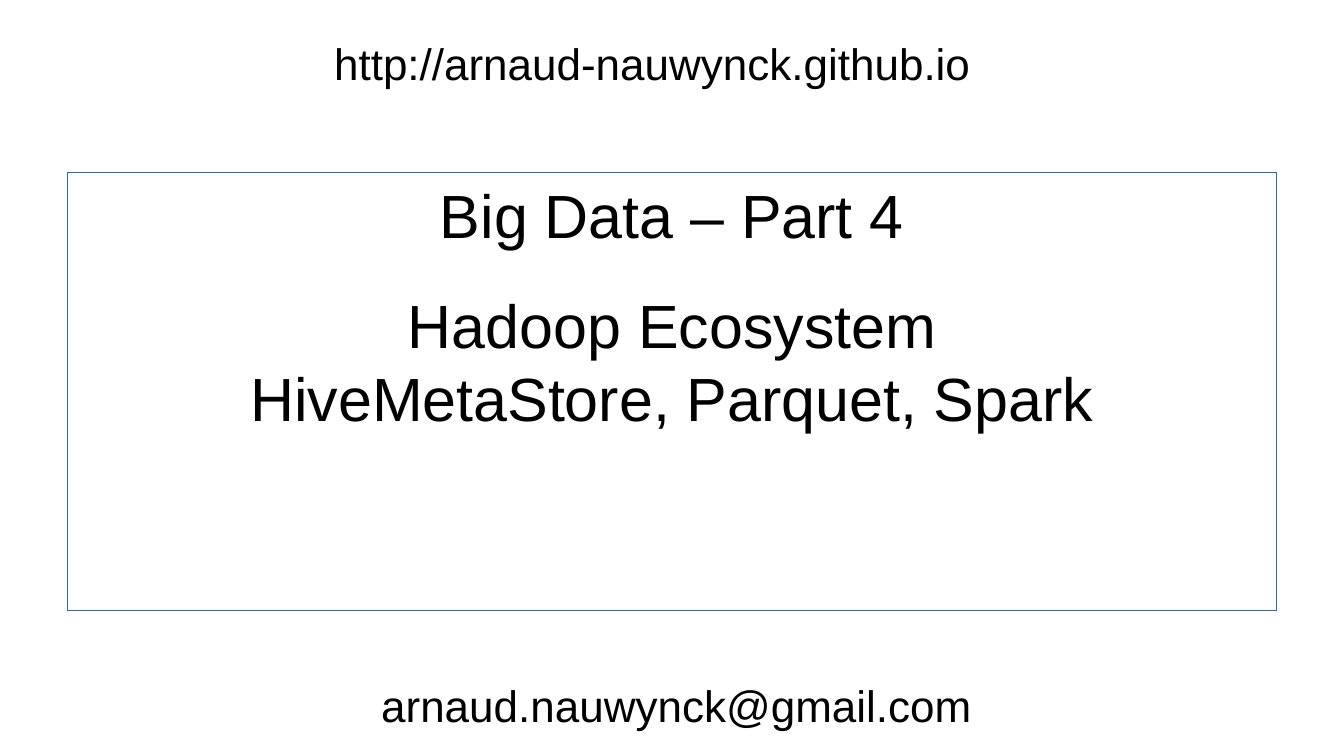
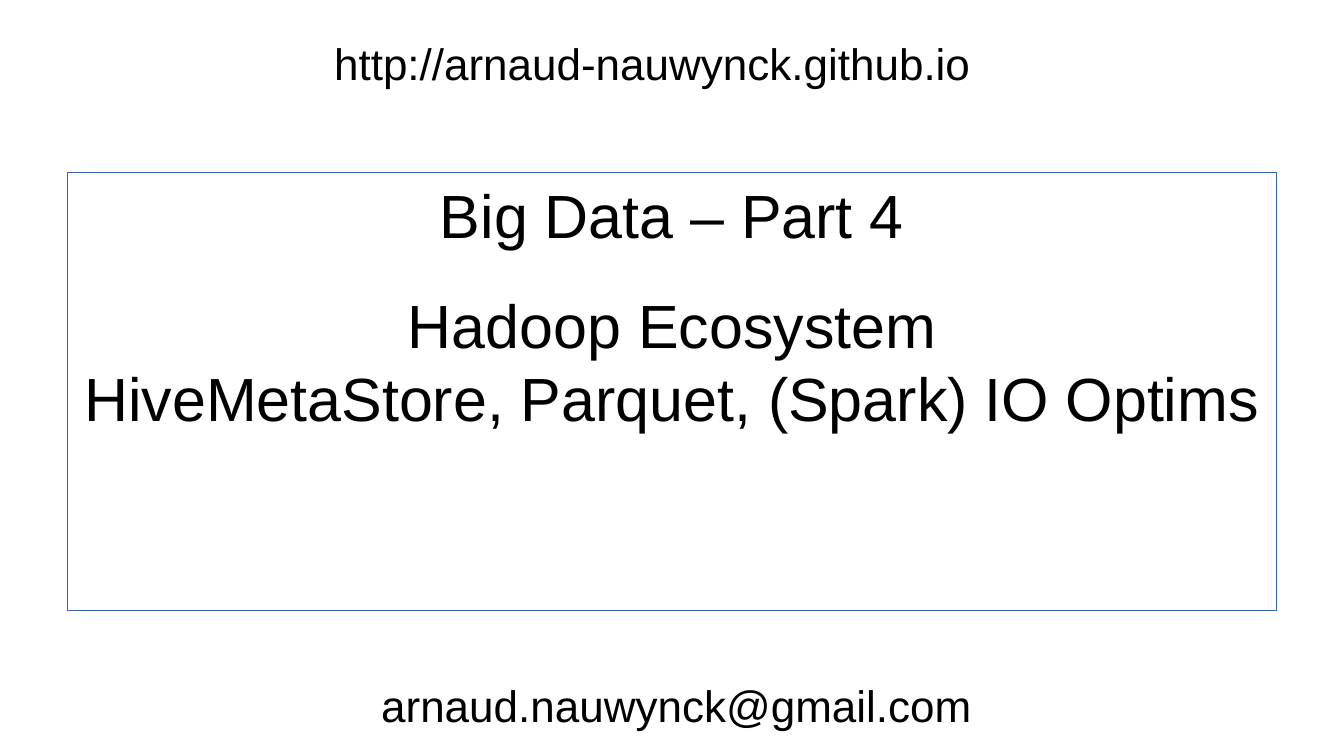
Before and after one commit to Arnaud-Nauwynck/presentations, a slide deck: slide 1 of pres-bigdata/BigData-4-hadoop-parquet-spark.pptx. Drawn at 1344x756 pixels with LibreOffice and Linux fonts; fonts in the diff are those of the drawing. Boxes give left, top, right and bottom in pixels: in the first picture for what was removed or moved away, otherwise in the second. Text is boxed around its words. In the diff, an @@ line names an element or a change of style, - is before the commit and + after.

```diff
--- a/pres-bigdata/BigData-4-hadoop-parquet-spark.pptx
+++ b/pres-bigdata/BigData-4-hadoop-parquet-spark.pptx
@@ text in rectangle at <box>84,376,1259,433</box>: text changed @@
-HiveMetaStore, Parquet, Spark
+HiveMetaStore, Parquet, (Spark) IO Optims
```
Also in this commit, not shown: 7 other slides changed, 17 slides added, 1 other file.
